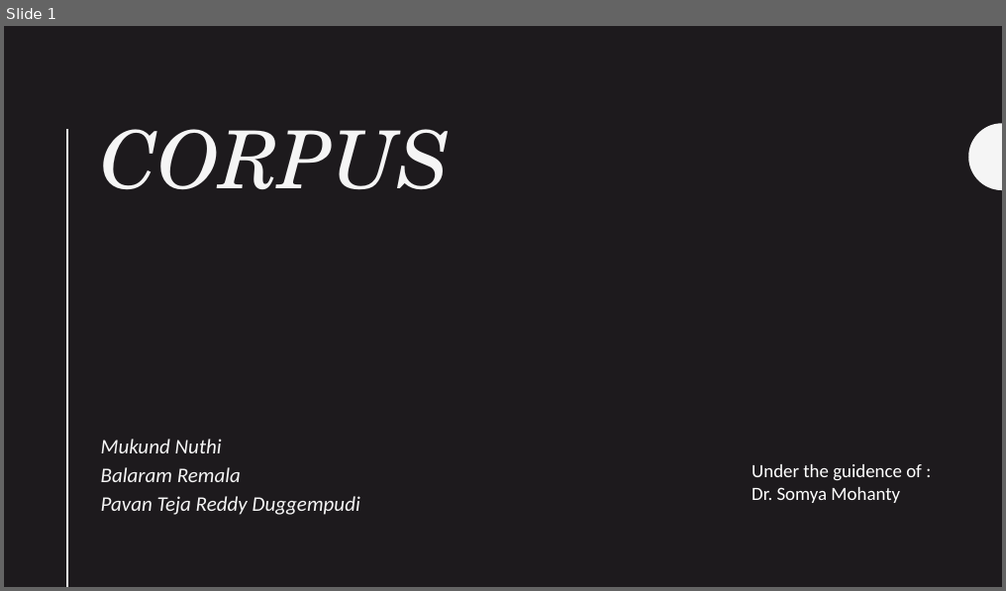
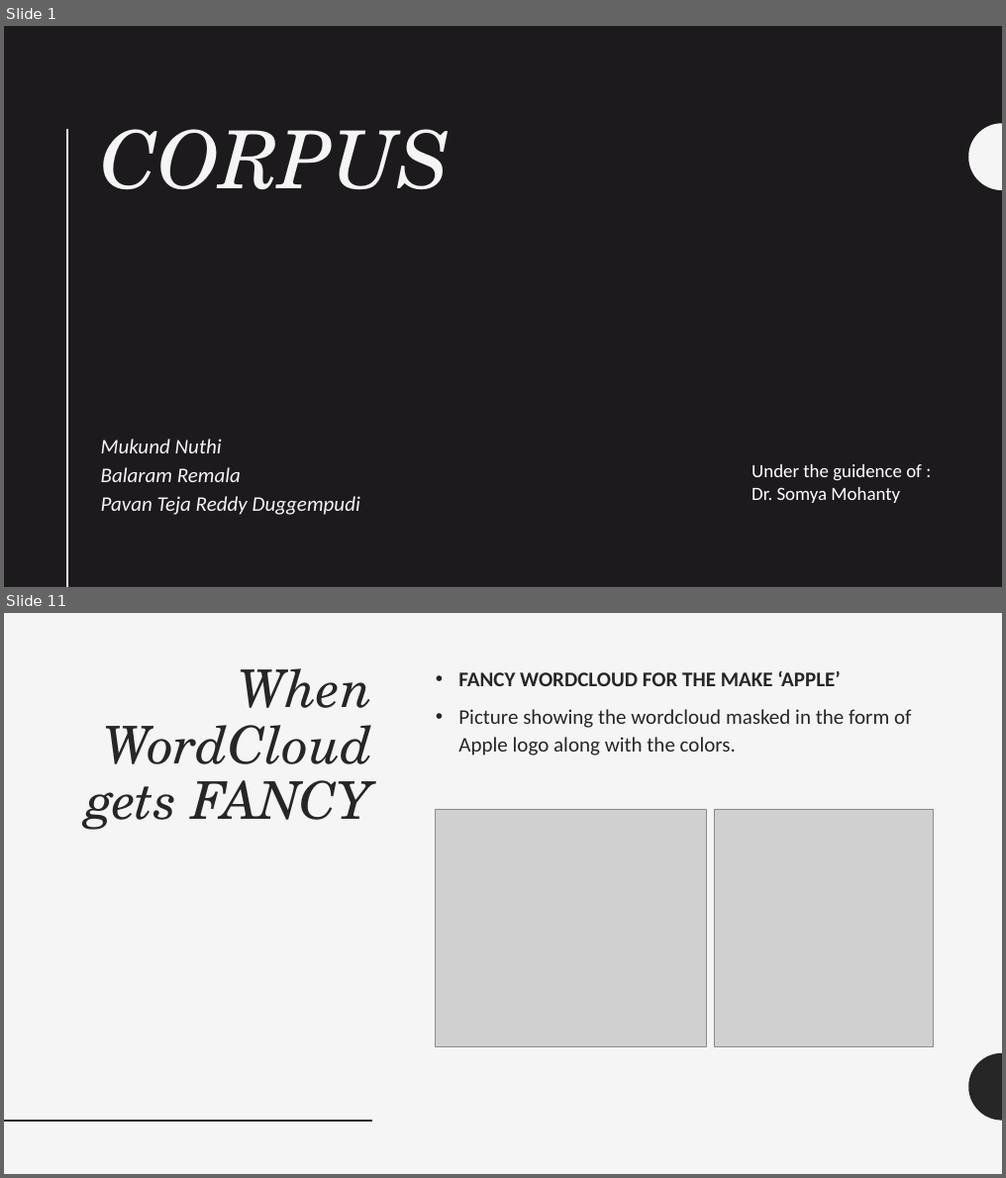
Before and after one commit to UNCG-CSE/CORPUS, a slide deck: presentations/DS ppt.pptx. Shown one above the other, each under a label of ours: slide 1 before the commit, slides 1 and 11 after it; the slides between them are not shown. The pictures are 1006x591 and 1006x1178 pixels, drawn with LibreOffice and Linux fonts; fonts in the diff are those of the drawing; grey boxes stand for pictures. Boxes give left, top, right and bottom in pixels: in the first picture for what was removed or moved away, otherwise in the second. Text is boxed around its words. In the diff, an @@ line names an element or a change of style, - is before the commit and + after.

```diff
--- a/presentations/DS ppt.pptx
+++ b/presentations/DS ppt.pptx
@@ slide 11 added at (x1=4, y1=613, x2=1002, y2=1174), background #F5F5F5 @@
@@ title added at (x1=87, y1=668, x2=372, y2=830), 50 pt, text #262626, italic @@
+When WordCloud gets FANCY
@@ text added at (x1=458, y1=670, x2=912, y2=756), 20 pt, text #262626 @@
+• FANCY WORDCLOUD FOR THE MAKE ‘APPLE’
+• Picture showing the wordcloud masked in the form of Apple logo along with the colors.
@@ picture added at (x1=436, y1=809, x2=707, y2=1048) @@
@@ picture added at (x1=714, y1=809, x2=933, y2=1048) @@
@@ freeform shape added at (x1=969, y1=1054, x2=1002, y2=1121), fill #262626 @@
@@ line added from (4, 1121) to (372, 1121), #262626 2 pt @@
```
Also in this commit, not shown: 2 slides changed, 12 other slides added, 1 slide removed.
